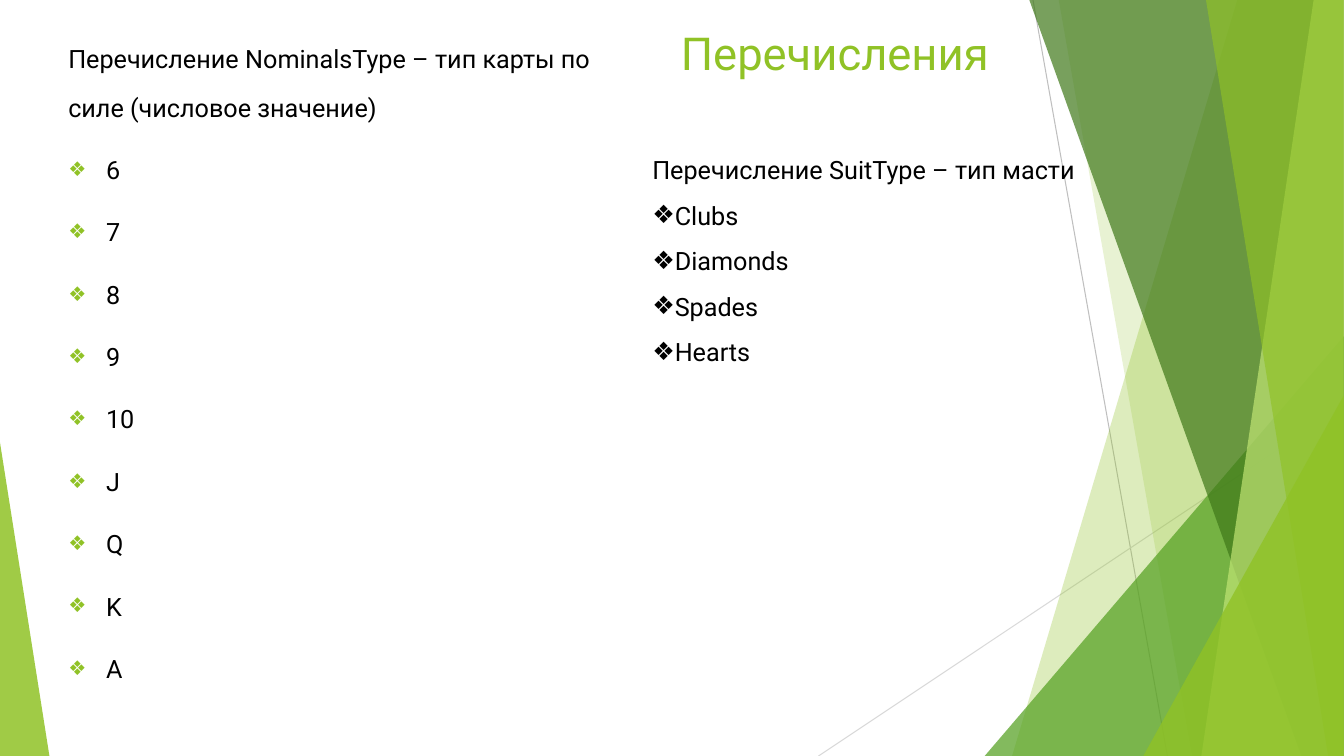
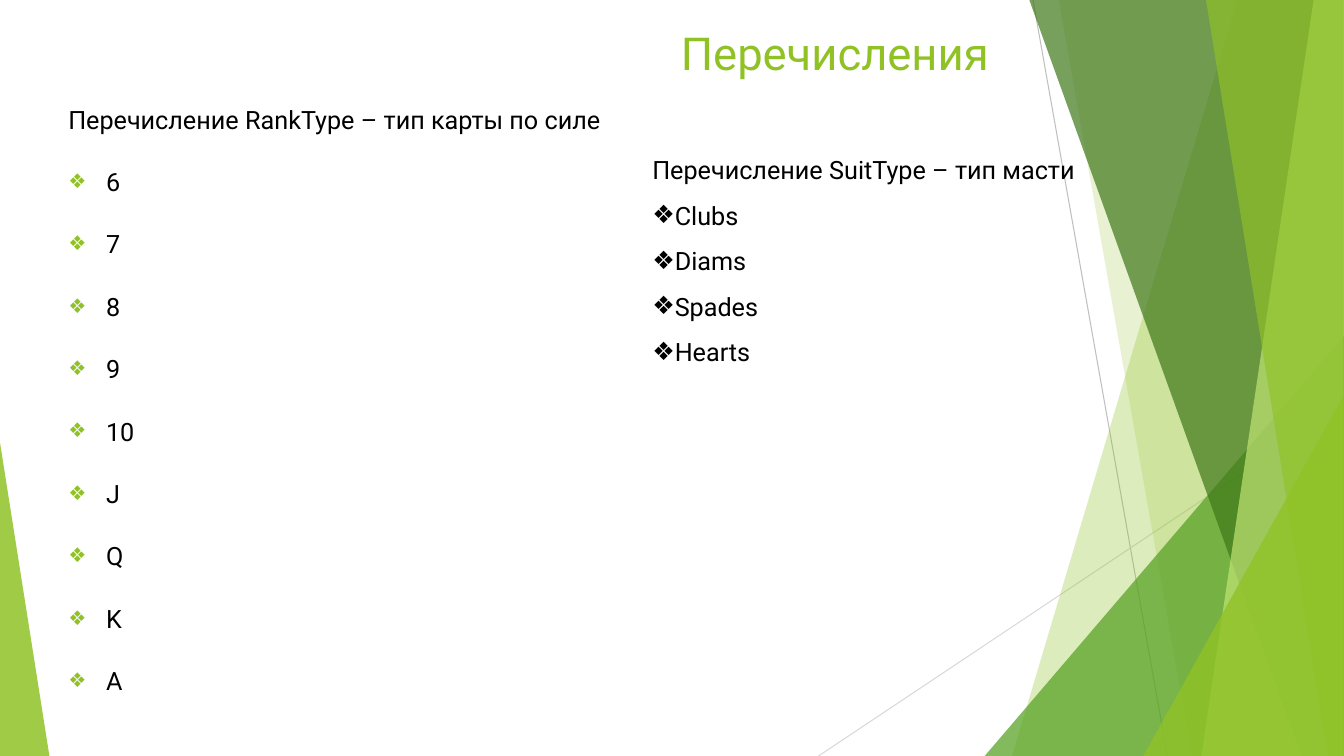
Before and after one commit to Stebusha/TheFool, a slide deck: slide 4 of Docs/Учебный проект по ООП.pptx. Drawn at 1344x756 pixels with LibreOffice and Linux fonts; fonts in the diff are those of the drawing. Boxes give left, top, right and bottom in pixels: in the first picture for what was removed or moved away, otherwise in the second. Text is boxed around its words. In the diff, an @@ line names an element or a change of style, - is before the commit and + after.

```diff
--- a/Docs/Учебный проект по ООП.pptx
+++ b/Docs/Учебный проект по ООП.pptx
@@ text "Перечисление RankType – тип карты ...": place and size @@
-text "Перечисление RankType – тип карты ..." at [68, 49, 590, 616]
+text "Перечисление RankType – тип карты ..." at [68, 110, 601, 690]
@@ text at [68, 110, 601, 135]: text changed @@
-Перечисление NominalsType – тип карты по силе (числовое значение)
+Перечисление RankType – тип карты по силе
@@ text at [675, 252, 746, 271]: text changed @@
-❖ Diamonds
+❖ Diams
```
Also in this commit, not shown: 4 other slides changed, 9 slides added, 3 slides removed, 2 other files.
